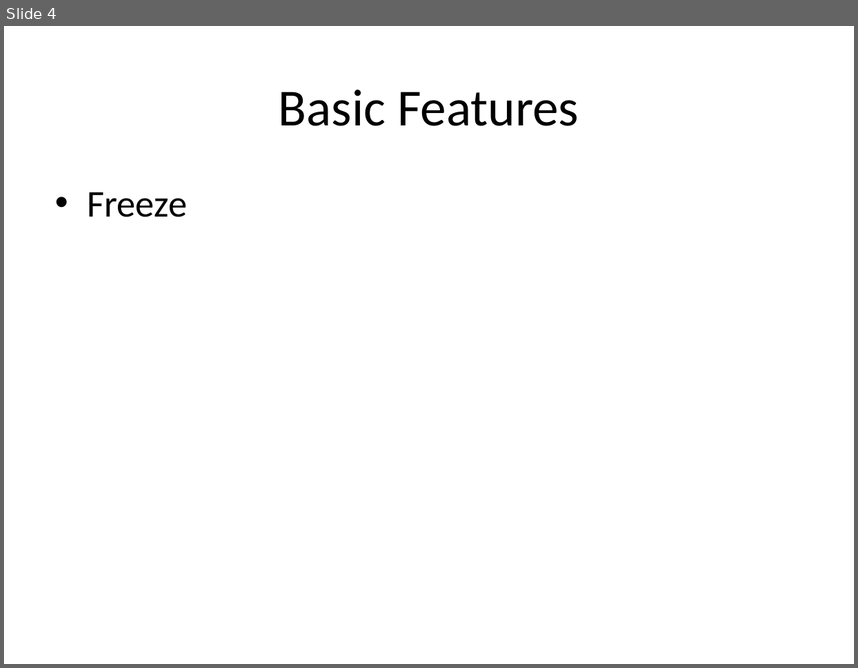
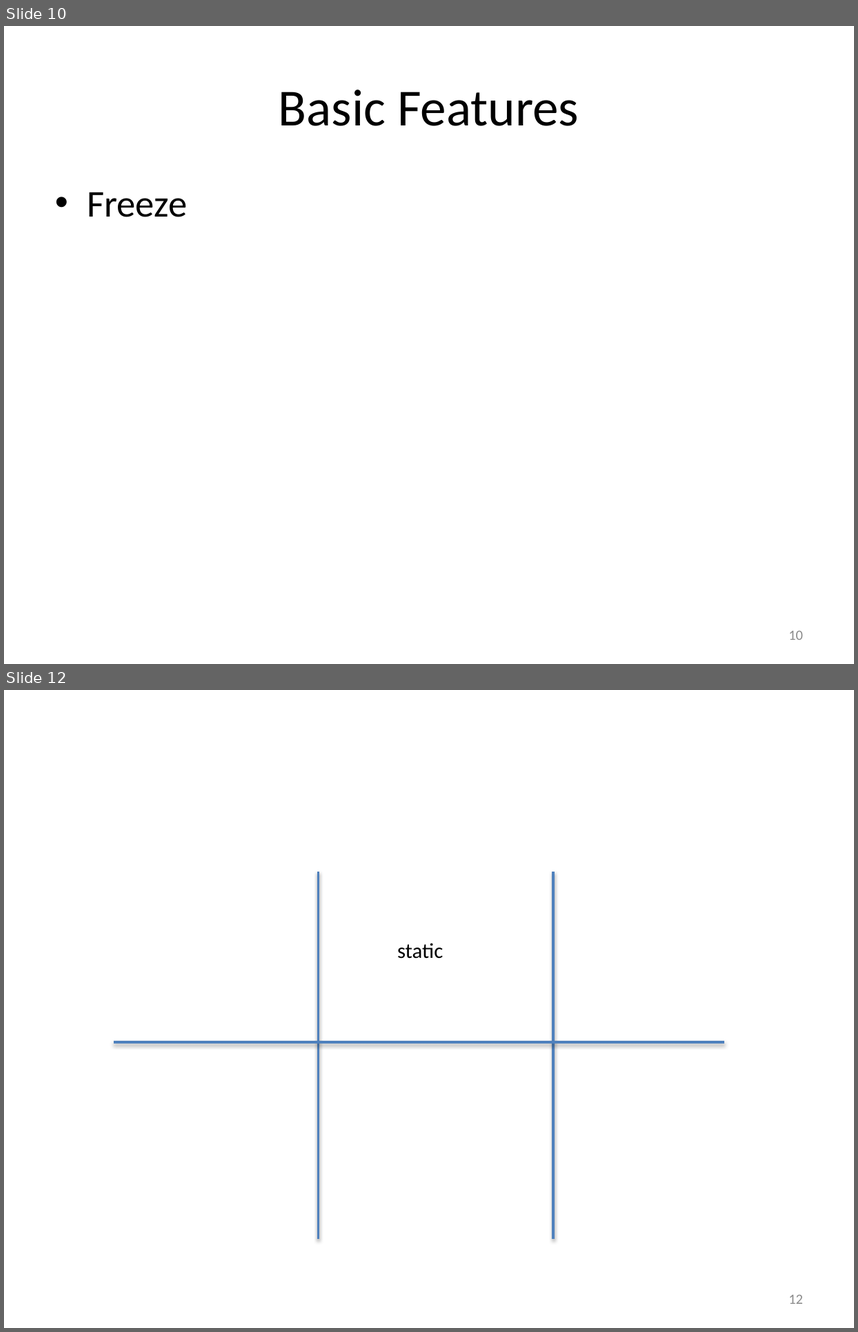
Before and after one commit to art-daq/trace, a slide deck: trace/doc/trace.pptx. Shown one above the other, each under a label of ours: slide 4 before the commit, slides 10 and 12 after it; the slides between them are not shown. The pictures are 858x668 and 858x1332 pixels, drawn with LibreOffice and Linux fonts; fonts in the diff are those of the drawing. Boxes give left, top, right and bottom in pixels: in the first picture for what was removed or moved away, otherwise in the second. Text is boxed around its words. In the diff, an @@ line names an element or a change of style, - is before the commit and + after.

```diff
--- a/trace/doc/trace.pptx
+++ b/trace/doc/trace.pptx
@@ slide 12 added at (4, 690, 854, 1328), background #FFFFFF @@
@@ line added from (319, 872) to (319, 1239), #4F81BD 2 pt @@
@@ line added from (553, 872) to (553, 1239), #4F81BD 2 pt @@
@@ text added at (397, 943, 443, 958), 18 pt, text #000000 @@
+static
@@ line added from (114, 1042) to (725, 1042), #4F81BD 2 pt @@
@@ page number added at (789, 1294, 803, 1303), 12 pt, text #8C8C8C @@
+12
@@ what was slide 4 is now slide 10 @@
@@ slide 10 changed as well @@
@@ page number added at (789, 630, 803, 639), 12 pt, text #8C8C8C @@
+10
```
Also in this commit, not shown: 4 other slides changed, 6 other slides added, 2 slides removed, 2 other files.
